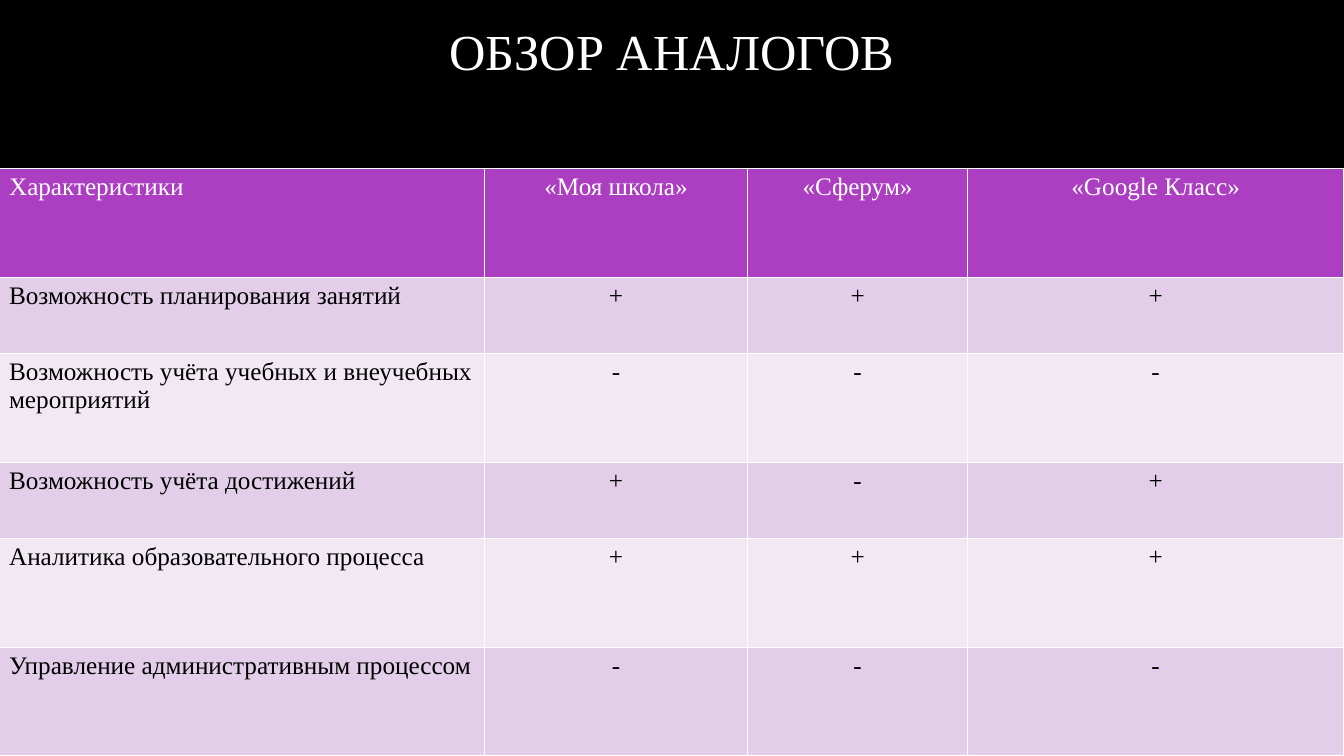
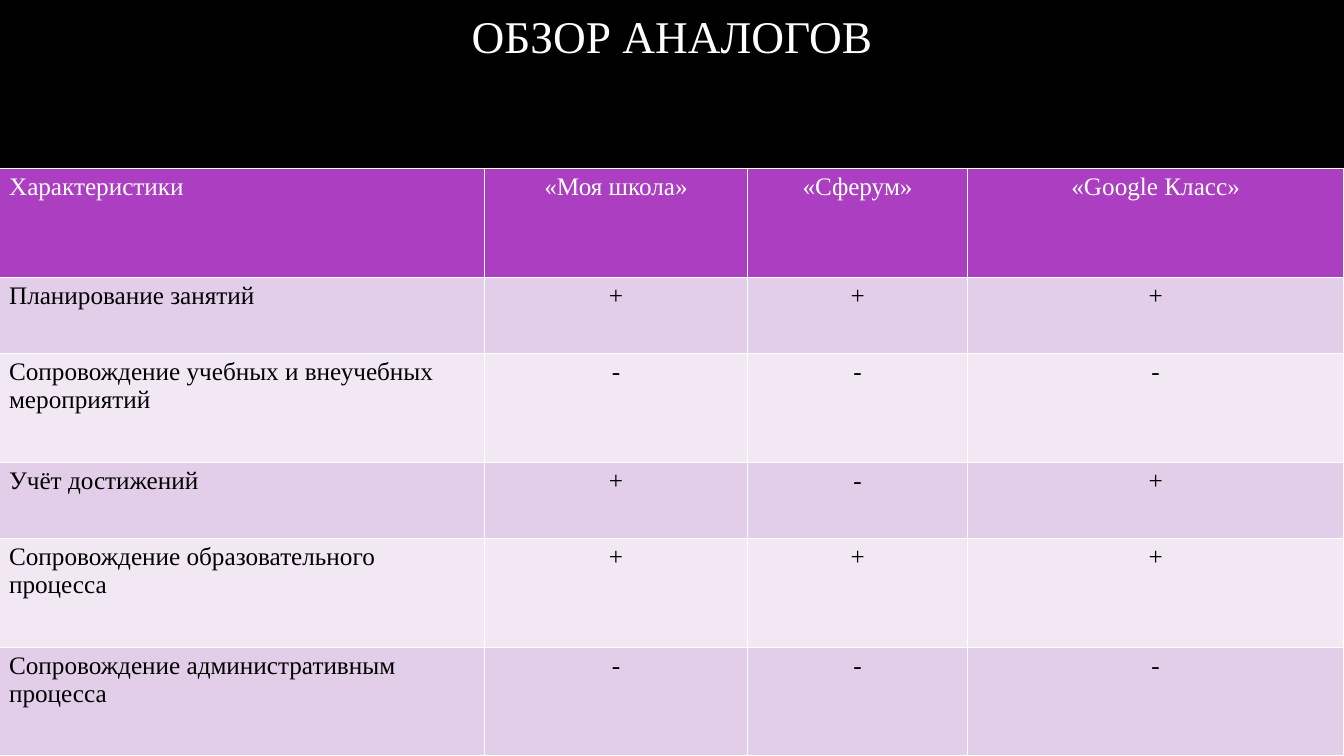
Before and after one commit to RAdKuzur/ASTU, a slide deck: slide 9 of Дипломная работа/Презентация Курсовая.pptx (slide 11 before the commit). Drawn at 1344x756 pixels with LibreOffice and Linux fonts; fonts in the diff are those of the drawing; background and template pictures are left out. Boxes give left, top, right and bottom in pixels: in the first picture for what was removed or moved away, otherwise in the second. Text is boxed around its words. In the diff, an @@ line names an element or a change of style, - is before the commit and + after.

Commit message:
fix presentation

```diff
--- a/Дипломная работа/Презентация Курсовая.pptx
+++ b/Дипломная работа/Презентация Курсовая.pptx
@@ title "ОБЗОР АНАЛОГОВ" at (472, 23, 872, 54): size 36 to 32.4 pt @@
@@ table at (0, 168, 1344, 756) @@
-row 2, column 1: Возможность планирования занятий
+row 2, column 1: Планирование занятий
-row 3, column 1: Возможность учёта учебных и внеучебных мероприятий
+row 3, column 1: Сопровождение учебных и внеучебных мероприятий
-row 4, column 1: Возможность учёта достижений
+row 4, column 1: Учёт достижений
-row 5, column 1: Аналитика образовательного процесса
+row 5, column 1: Сопровождение образовательного процесса
-row 6, column 1: Управление административным процессом
+row 6, column 1: Сопровождение административным процесса
```
Also in this commit, not shown: 13 other slides changed, 1 slide added, 2 slides removed, 1 other file.
